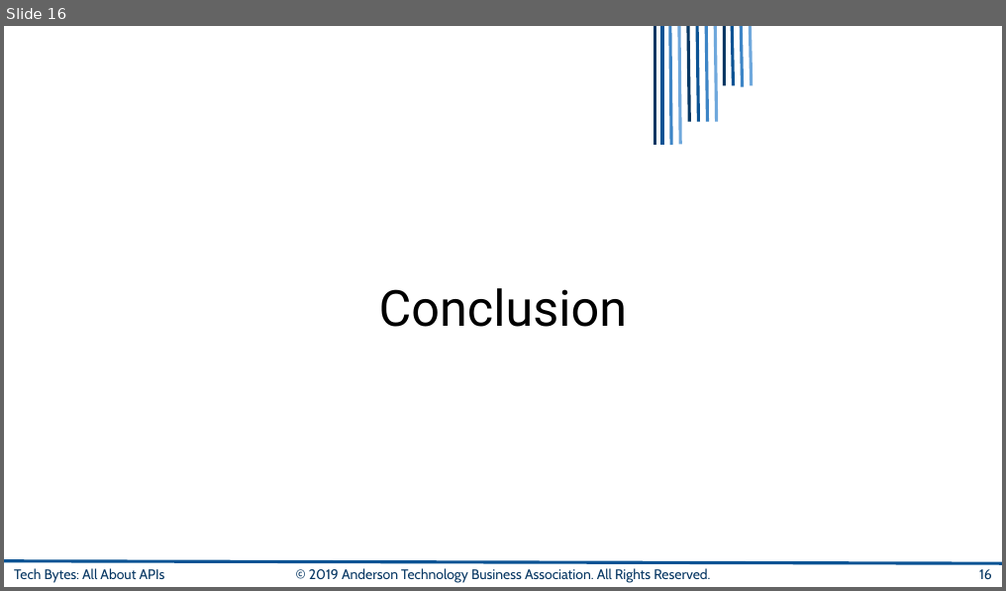
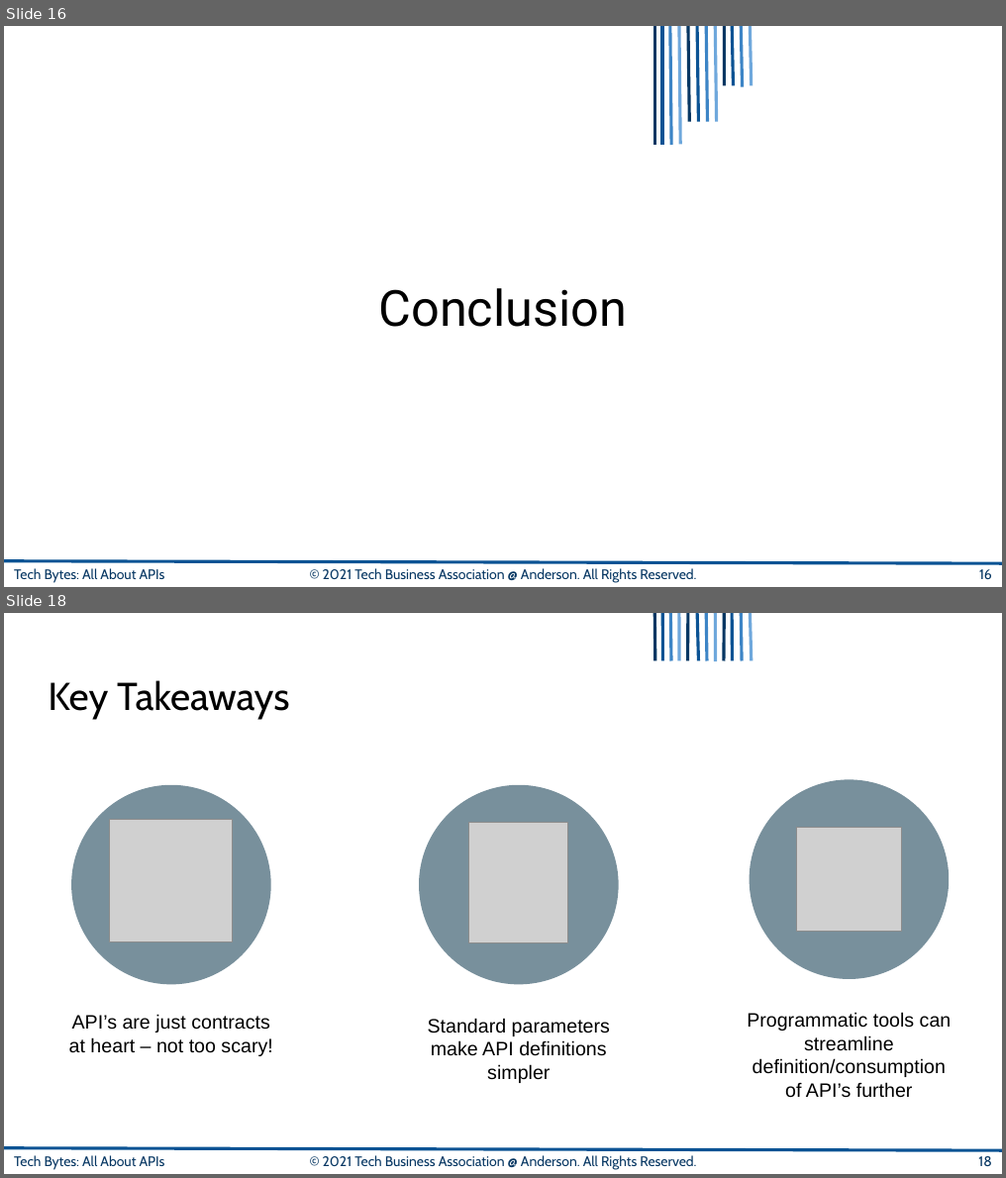
Before and after one commit to AnderTechClub/stock-market-wizard, a slide deck: intro-to-APIs.pptx. Shown one above the other, each under a label of ours: slide 16 before the commit, slides 16 and 18 after it; the slides between them are not shown. The pictures are 1006x591 and 1006x1178 pixels, drawn with LibreOffice and Linux fonts; fonts in the diff are those of the drawing; grey boxes stand for pictures; background and template pictures are left out. Boxes give left, top, right and bottom in pixels: in the first picture for what was removed or moved away, otherwise in the second. Text is boxed around its words. In the diff, an @@ line names an element or a change of style, - is before the commit and + after.

```diff
--- a/intro-to-APIs.pptx
+++ b/intro-to-APIs.pptx
@@ slide 18 added at (4, 613, 1002, 1174), background picture (left out); not listed: 3 template elements that a slide beside it also shows @@
@@ line added from (654, 613) to (655, 661), #073763 2.25 pt @@
@@ line added from (662, 613) to (662, 661), #0B5394 2.25 pt @@
@@ line added from (670, 613) to (671, 661), #3D85C6 2.25 pt @@
@@ line added from (679, 613) to (679, 661), #6FA8DC 2.25 pt @@
@@ line added from (687, 613) to (687, 661), #073763 2.25 pt @@
@@ line added from (698, 613) to (699, 661), #0B5394 2.25 pt @@
@@ line added from (707, 613) to (707, 661), #3D85C6 2.25 pt @@
@@ line added from (716, 613) to (716, 661), #6FA8DC 2.25 pt @@
@@ line added from (725, 613) to (724, 661), #073763 2.25 pt @@
@@ line added from (732, 613) to (733, 661), #0B5394 2.25 pt @@
@@ line added from (741, 613) to (742, 661), #3D85C6 2.25 pt @@
@@ line added from (749, 613) to (751, 661), #6FA8DC 2.25 pt @@
@@ title added at (48, 680, 289, 720), 28 pt, text #000000 @@
+Key Takeaways
@@ ellipse added at (72, 784, 271, 984), fill #78909C @@
@@ ellipse added at (419, 784, 619, 984), fill #78909C @@
@@ ellipse added at (749, 779, 949, 979), fill #78909C @@
@@ picture added at (109, 820, 233, 944) @@
@@ picture added at (469, 823, 568, 944) @@
@@ picture added at (796, 828, 900, 932) @@
@@ text added at (69, 1014, 272, 1057), 14 pt, text #000000 @@
+API’s are just contracts at heart – not too scary!
@@ text added at (428, 1018, 610, 1083), 14 pt, text #000000 @@
+Standard parameters make API definitions simpler
@@ text added at (746, 1012, 951, 1098), 14 pt, text #000000 @@
+Programmatic tools can streamline definition/consumption of API’s further
@@ page number added at (978, 1157, 991, 1166), 10 pt, text #073763 @@
+18
@@ slide 16 changed as well @@
@@ text at (323, 569, 696, 583): text changed @@
-© 2019 Anderson Technology Business Association. All Rights Reserved.
+© 2021 Tech Business Association @ Anderson. All Rights Reserved.
```
Also in this commit, not shown: 18 other slides changed.
